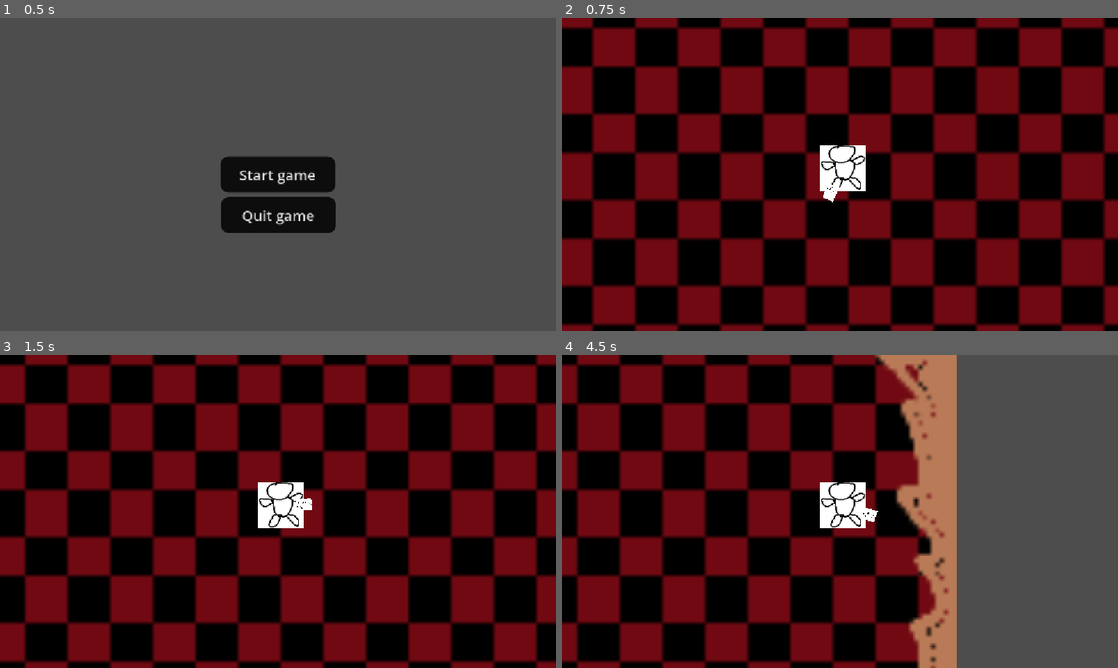
Above: before the commit, frames 1-4 (two rows, left to right).
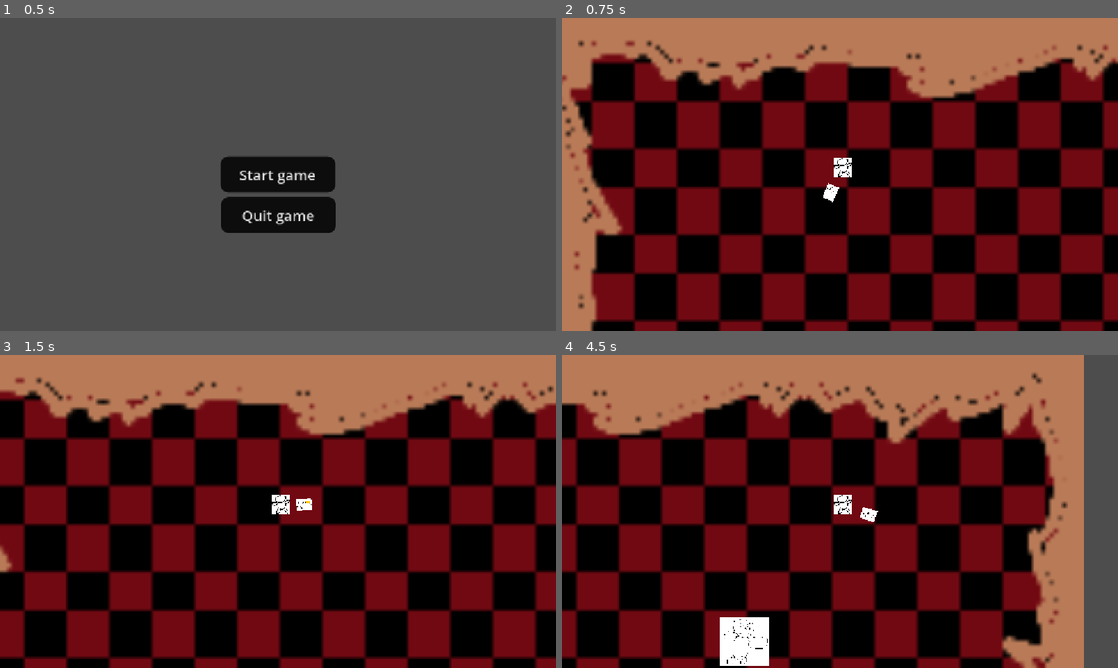
Above: after the commit, the same moments.

Repository: gumgas777-tech/debt-maxxing
Game: Godot game, scene res://main_menu/main_menu.tscn
Same seed, same stepped clock (60 frames per second), same inputs: the game is played once before the commit and once after it.
Inputs (mouse positions are in pixels of both pictures, inside the frame that each line leads up to):
- Up to frame 1 (0.5 s): no input
- Up to frame 2 (0.75 s): click "Start game" at 0.5 s
- Up to frame 3 (1.5 s): tap Enter at 1.25 s; move the mouse to (400, 495) at 1.27 s; hold D (right) from 1.28 s (still down); click (400, 495) at 1.42 s
- Up to frame 4 (4.5 s): move the mouse to (728, 527) at 2.02 s; release D (right) at 2.03 s; hold S (down) 2.03-2.78 s; move the mouse to (895, 442) at 2.77 s; hold D (right) 2.78-3.53 s; move the mouse to (812, 574) at 3.52 s; hold W (up) 3.53-4.28 s; click (812, 574) at 3.67 s; move the mouse to (1006, 558) at 4.27 s; hold A (left) from 4.28 s (still down)

Frame 1 is identical in both runs. In frame 2, 44% of the frame differs, in the area x 0-100%, y 0-100%; in frame 3, 41%; in frame 4, 56%, in the area x 0-94%, y 0-100%.

Commit message:
enemy spawning

Diff:
--- a/dante/dante.gd
+++ b/dante/dante.gd
@@ -2,7 +2,6 @@
 
 enum DIRECTION { UP, LEFT, DOWN, RIGHT }
 
-var health = 100.0
 const SPEED = 30000.0
 
 func input_to_int(name):
--- a/dante/dante.tscn
+++ b/dante/dante.tscn
@@ -5,12 +5,13 @@
 [ext_resource type="PackedScene" uid="uid://deafttusoyx5v" path="res://weapons/ranged/ranged.tscn" id="2_wdung"]
 
 [sub_resource type="CircleShape2D" id="CircleShape2D_jemsq"]
-radius = 47.0
+radius = 19.026299
 
 [node name="Node2D" type="CharacterBody2D" unique_id=2026038527]
 script = ExtResource("1_lwbdl")
 
 [node name="Sprite2D" type="Sprite2D" parent="." unique_id=496364042]
+scale = Vector2(0.40425533, 0.4042553)
 texture = ExtResource("2_itoxf")
 
 [node name="CollisionShape2D" type="CollisionShape2D" parent="." unique_id=324757149]
--- a/main.tscn
+++ b/main.tscn
@@ -1,21 +1,16 @@
 [gd_scene format=3 uid="uid://blyl5eixt6b6g"]
 
-[ext_resource type="Script" uid="uid://bcnrf7we1blaq" path="res://stage.gd" id="1_1bvp3"]
-[ext_resource type="Texture2D" uid="uid://14ncwssh3lhr" path="res://casinofloor.png" id="1_h2yge"]
+[ext_resource type="Script" uid="uid://bcnrf7we1blaq" path="res://main_stage/stage.gd" id="1_1bvp3"]
 [ext_resource type="PackedScene" uid="uid://bmmc771fn5qhl" path="res://dante/dante.tscn" id="2_h2yge"]
 [ext_resource type="Script" uid="uid://yry70ibe76hw" path="res://camera_2d.gd" id="3_h2yge"]
+[ext_resource type="PackedScene" uid="uid://mq46c4mm1400" path="res://main_stage/stage.tscn" id="3_lquwl"]
 [ext_resource type="PackedScene" uid="uid://b5tdhlt6ked3i" path="res://Evilguys/evilguy_1.tscn" id="4_1bvp3"]
 
 [node name="Node2D" type="Node2D" unique_id=1539095433]
 script = ExtResource("1_1bvp3")
 evil_guy = ExtResource("4_1bvp3")
 
-[node name="TextureRect" type="TextureRect" parent="." unique_id=1023258883]
-offset_left = -263.0
-offset_top = -591.0
-offset_right = 1520.7672
-offset_bottom = 1180.0
-texture = ExtResource("1_h2yge")
+[node name="stage" parent="." unique_id=1515530248 instance=ExtResource("3_lquwl")]
 
 [node name="dante" parent="." unique_id=2026038527 instance=ExtResource("2_h2yge")]
 position = Vector2(635, 330)
@@ -25,3 +20,6 @@
 script = ExtResource("3_h2yge")
 
 [node name="Timer" type="Timer" parent="." unique_id=1211949202]
+autostart = true
+
+[connection signal="timeout" from="Timer" to="." method="_on_timer_timeout"]
--- a/stage.gd
+++ b/main_stage/stage.gd
@@ -12,3 +12,11 @@
 func _process(delta: float) -> void:
 	level_progress += 0.1 * delta
 	$Timer.wait_time = 1 * pow(2/3, round(level_progress))
+
+var rand = RandomNumberGenerator.new()
+
+func _on_timer_timeout() -> void:
+	var new_guy = evil_guy.instantiate()
+	var ran_pos = Vector2(rand.randf_range(100, 1700), rand.randf_range(150, 1650))
+	new_guy.global_position = ran_pos
+	get_tree().current_scene.add_child(new_guy)
--- /dev/null
+++ b/main_stage/stage.tscn
@@ -0,0 +1,33 @@
+[gd_scene format=3 uid="uid://mq46c4mm1400"]
+
+[ext_resource type="Texture2D" uid="uid://14ncwssh3lhr" path="res://main_stage/casinofloor.png" id="1_vurcd"]
+
+[sub_resource type="RectangleShape2D" id="RectangleShape2D_jemsq"]
+size = Vector2(2054.5, 202)
+
+[sub_resource type="RectangleShape2D" id="RectangleShape2D_d5u6a"]
+size = Vector2(245.5, 1787.5)
+
+[node name="StaticBody2D" type="StaticBody2D" unique_id=1515530248]
+
+[node name="TextureRect" type="TextureRect" parent="." unique_id=1072825318]
+offset_top = 15.0
+offset_right = 1783.7672
+offset_bottom = 1786.0
+texture = ExtResource("1_vurcd")
+
+[node name="top_boundary" type="CollisionShape2D" parent="." unique_id=1487211825]
+position = Vector2(920.5, 39)
+shape = SubResource("RectangleShape2D_jemsq")
+
+[node name="bottom_boundary" type="CollisionShape2D" parent="." unique_id=1959409187]
+position = Vector2(922, 1782)
+shape = SubResource("RectangleShape2D_jemsq")
+
+[node name="right_boundary" type="CollisionShape2D" parent="." unique_id=1639986477]
+position = Vector2(1837.25, 921.25)
+shape = SubResource("RectangleShape2D_d5u6a")
+
+[node name="left_boundary" type="CollisionShape2D" parent="." unique_id=1427126408]
+position = Vector2(-44, 911)
+shape = SubResource("RectangleShape2D_d5u6a")
Renamed: casino floor.png -> main_stage/casino floor.png
Not shown, changed: main_stage/casino floor.png.import
Renamed: casinofloor.png -> main_stage/casinofloor.png
Not shown, changed: main_stage/casinofloor.png.import
Renamed: stage.gd.uid -> main_stage/stage.gd.uid
Binary file changed: weapons/ranged/gun/projectile.png
